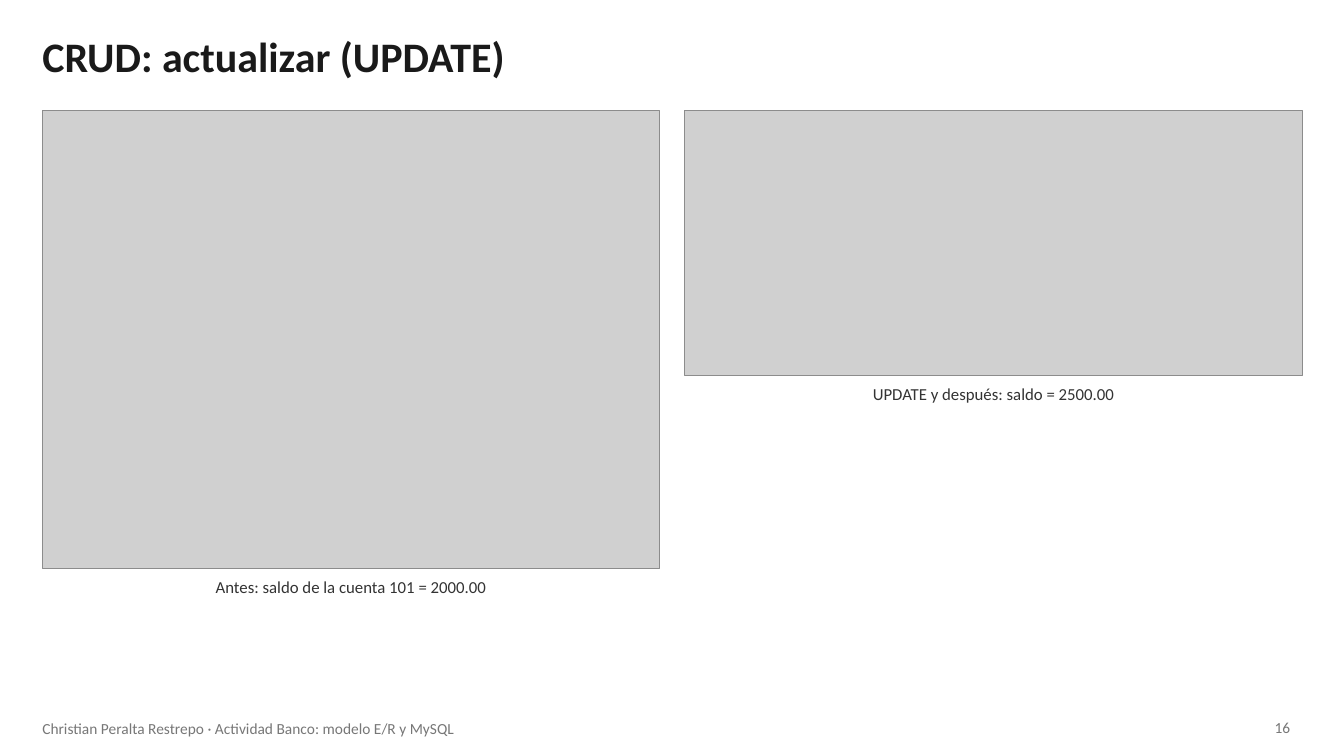
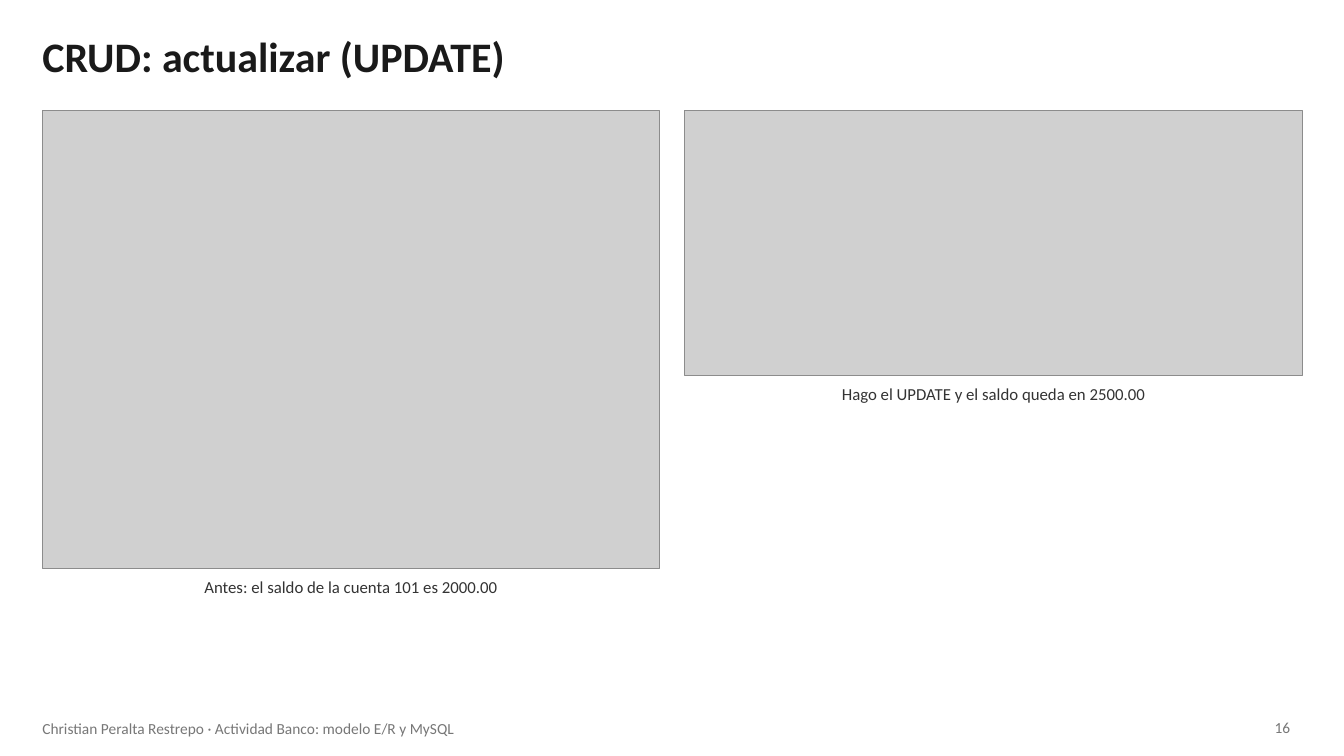
Before and after one commit to christiansan141/CuerpoTeo, a slide deck: slide 16 of Actividad_Banco_ChristianPeralta.pptx. Drawn at 1344x756 pixels with LibreOffice and Linux fonts; fonts in the diff are those of the drawing; grey boxes stand for pictures. Boxes give left, top, right and bottom in pixels: in the first picture for what was removed or moved away, otherwise in the second. Text is boxed around its words. In the diff, an @@ line names an element or a change of style, - is before the commit and + after.

```diff
--- a/Actividad_Banco_ChristianPeralta.pptx
+++ b/Actividad_Banco_ChristianPeralta.pptx
@@ text at [842,388,1145,403]: text changed @@
-UPDATE y después: saldo = 2500.00
+Hago el UPDATE y el saldo queda en 2500.00
@@ text at [204,581,497,593]: text changed @@
-Antes: saldo de la cuenta 101 = 2000.00
+Antes: el saldo de la cuenta 101 es 2000.00
```
Also in this commit, not shown: 11 other slides changed, 1 other file.
